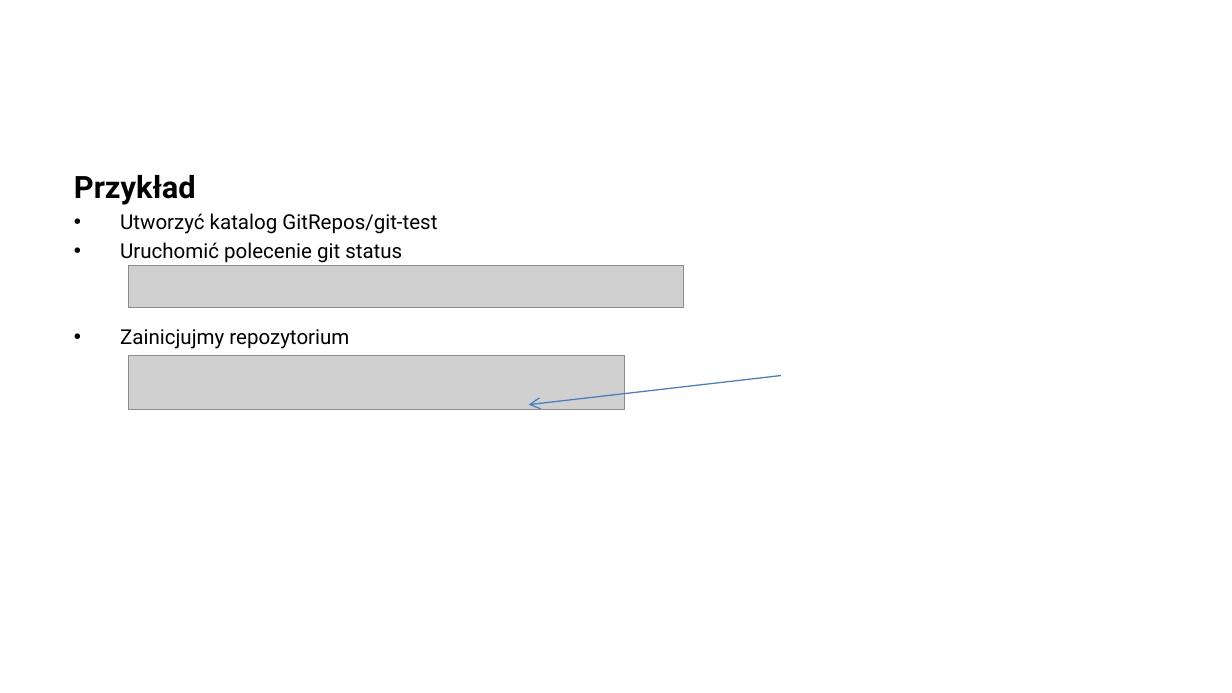
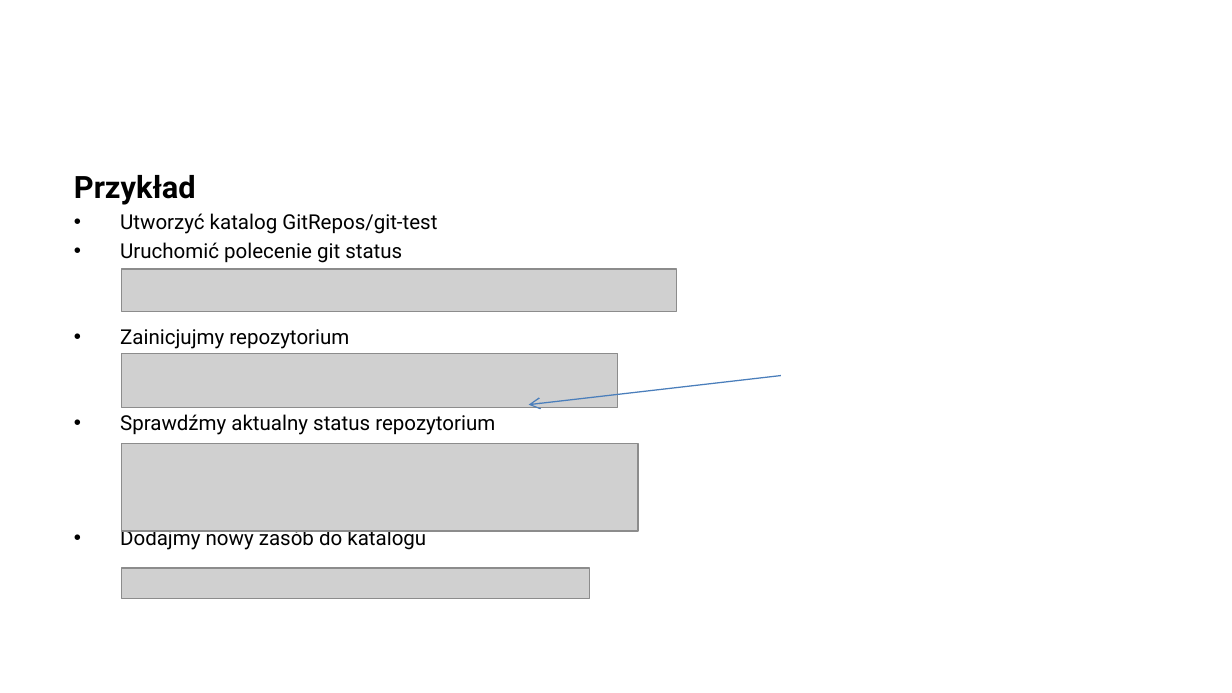
Before and after one commit to arturkwiek/gitlab-tutorial, a slide deck: slide 23 of 03. GitLab - tutorial - Version Control Exercise - git.pptx (slide 24 before the commit). Drawn at 1232x693 pixels with LibreOffice and Linux fonts; fonts in the diff are those of the drawing; grey boxes stand for pictures; background and template pictures are left out. Boxes give left, top, right and bottom in pixels: in the first picture for what was removed or moved away, otherwise in the second. Text is boxed around its words. In the diff, an @@ line names an element or a change of style, - is before the commit and + after.

```diff
--- a/03. GitLab - tutorial - Version Control Exercise - git.pptx
+++ b/03. GitLab - tutorial - Version Control Exercise - git.pptx
@@ picture: place and size @@
-picture at bbox=[128, 265, 684, 307]
+picture at bbox=[121, 269, 676, 310]
@@ picture: place and size @@
-picture at bbox=[128, 355, 625, 409]
+picture at bbox=[121, 354, 617, 408]
@@ text at bbox=[120, 414, 495, 551]: paragraphs added @@
+• Sprawdźmy aktualny status repozytorium
+• Dodajmy nowy zasób do katalogu
@@ picture added at bbox=[121, 444, 638, 531] @@
@@ picture added at bbox=[121, 568, 589, 599] @@
```
Also in this commit, not shown: 4 other slides changed, 1 slide removed, 3 other files.
